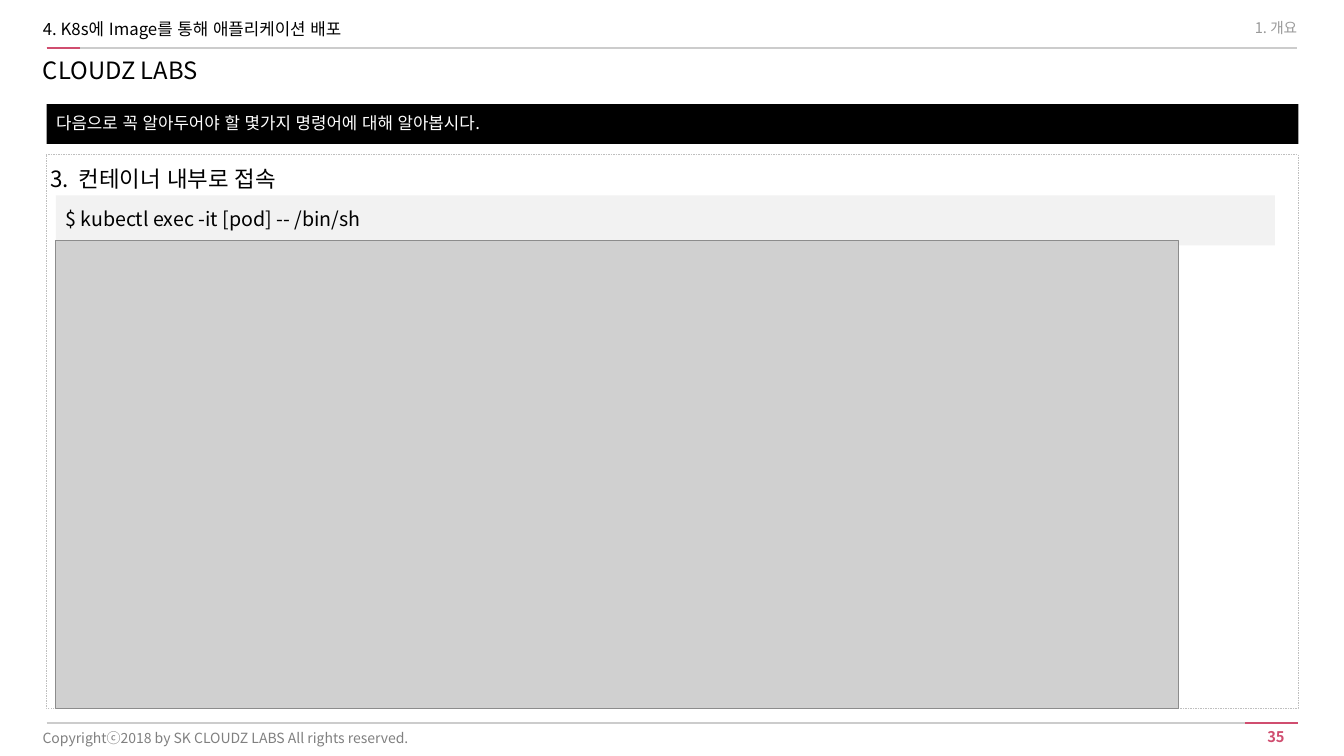
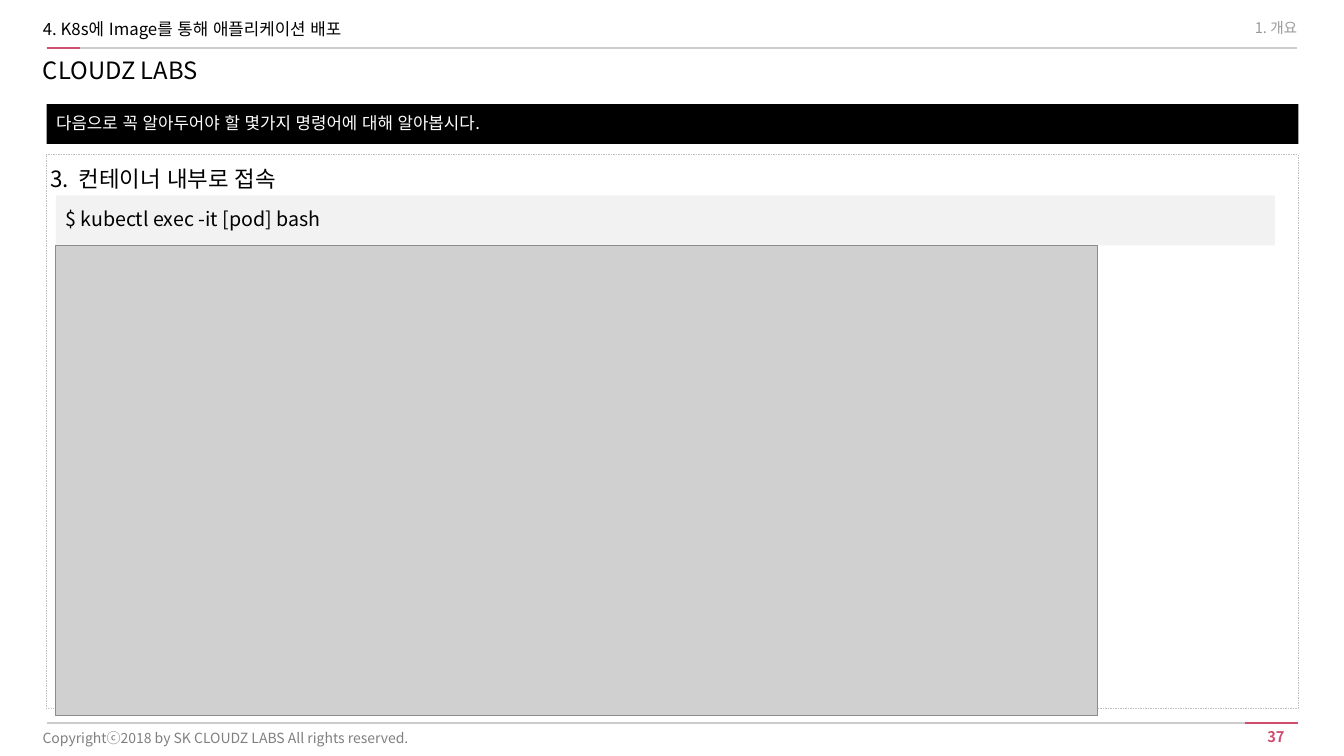
Before and after one commit to t-t-c/cloud-movie, a slide deck: slide 37 of docs/[CloudZ Labs] Kubernetes_시작하기(신입사원).pptx (slide 35 before the commit). Drawn at 1344x756 pixels with LibreOffice and Linux fonts; fonts in the diff are those of the drawing; grey boxes stand for pictures. Boxes give left, top, right and bottom in pixels: in the first picture for what was removed or moved away, otherwise in the second. Text is boxed around its words. In the diff, an @@ line names an element or a change of style, - is before the commit and + after.

Commit message:
update

```diff
--- a/docs/[CloudZ Labs] Kubernetes_시작하기(신입사원).pptx
+++ b/docs/[CloudZ Labs] Kubernetes_시작하기(신입사원).pptx
@@ text in rectangle at [81, 210, 321, 231]: text changed @@
-$ kubectl exec -it [pod] -- /bin/sh
+$ kubectl exec -it [pod] bash
@@ picture: place and size @@
-picture at [55, 241, 1179, 709]
+picture at [55, 245, 1097, 716]
@@ page number at [1267, 731, 1284, 742]: text changed @@
-35
+37
```
Also in this commit, not shown: 4 other slides changed, 2 slides added.
